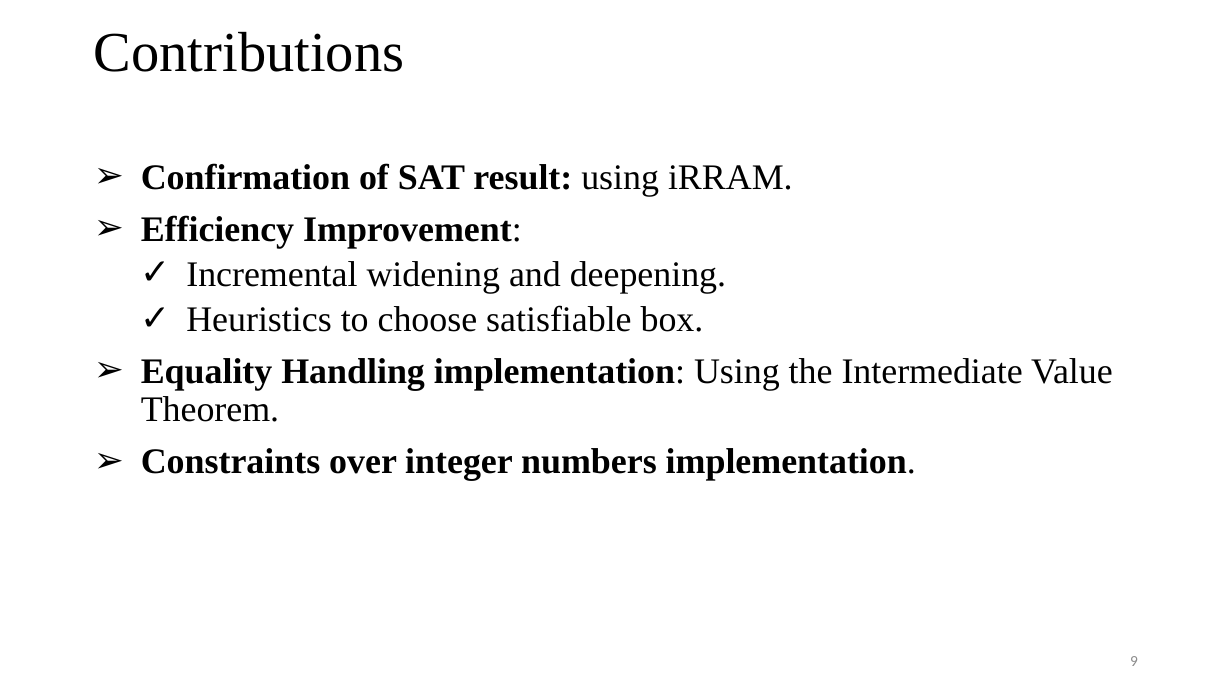
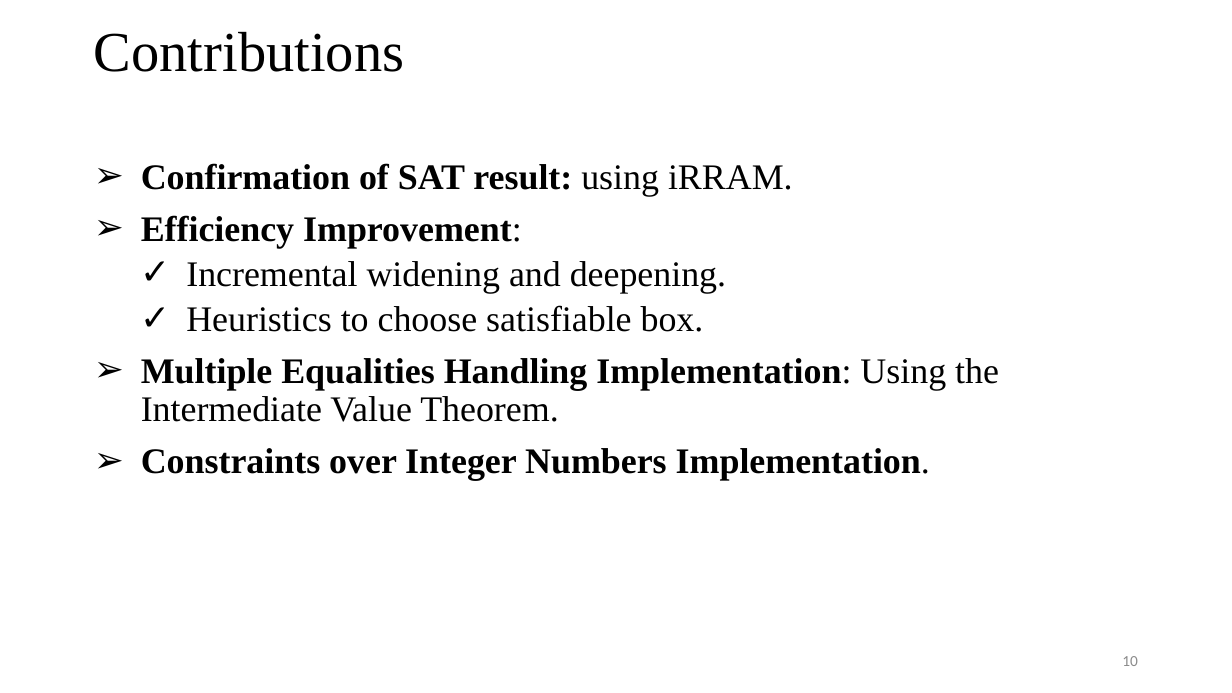
Before and after one commit to tungvx/raSAT, a slide deck: slide 10 of report/thesis/presentation.pptx (slide 9 before the commit). Drawn at 1232x693 pixels with LibreOffice and Linux fonts; fonts in the diff are those of the drawing. Boxes give left, top, right and bottom in pixels: in the first picture for what was removed or moved away, otherwise in the second. Text is boxed around its words. In the diff, an @@ line names an element or a change of style, - is before the commit and + after.

```diff
--- a/report/thesis/presentation.pptx
+++ b/report/thesis/presentation.pptx
@@ text at <box>141,358,999,481</box>: text changed @@
-➢ Equality Handling implementation: Using the Intermediate Value Theorem.
-➢ Constraints over integer numbers implementation.
+➢ Multiple Equalities Handling Implementation: Using the Intermediate Value Theorem.
+➢ Constraints over Integer Numbers Implementation.
@@ page number at <box>1122,656,1138,666</box>: text changed @@
-9
+10
```
Also in this commit, not shown: 9 other slides changed, 1 slide added.
